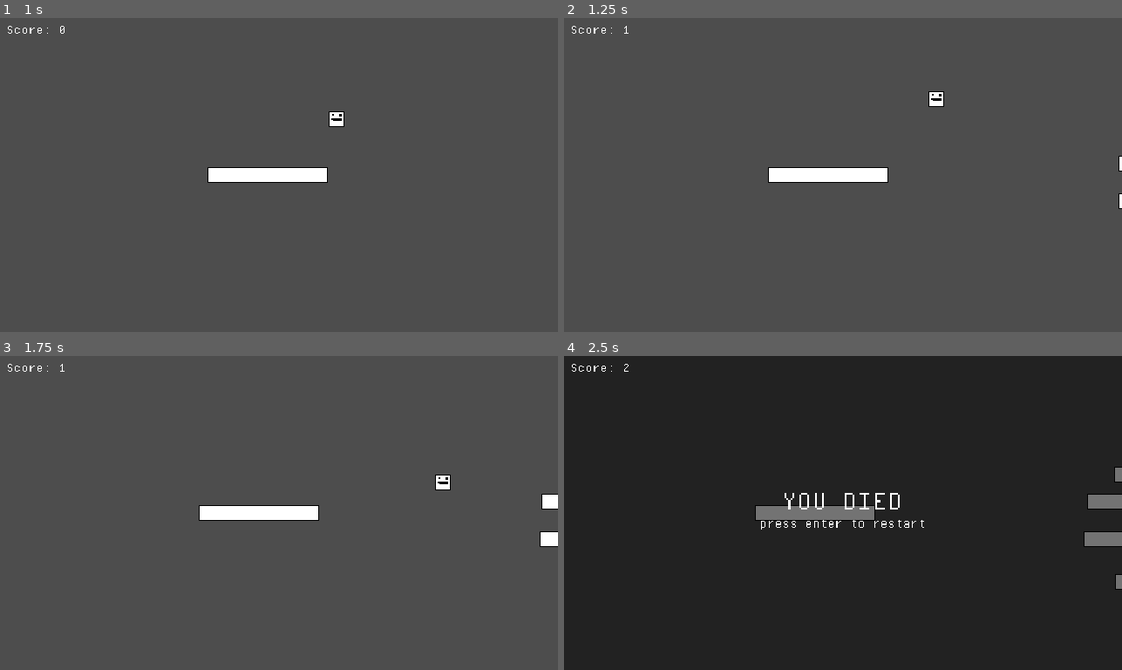
Above: before the commit, frames 1-4 (two rows, left to right).
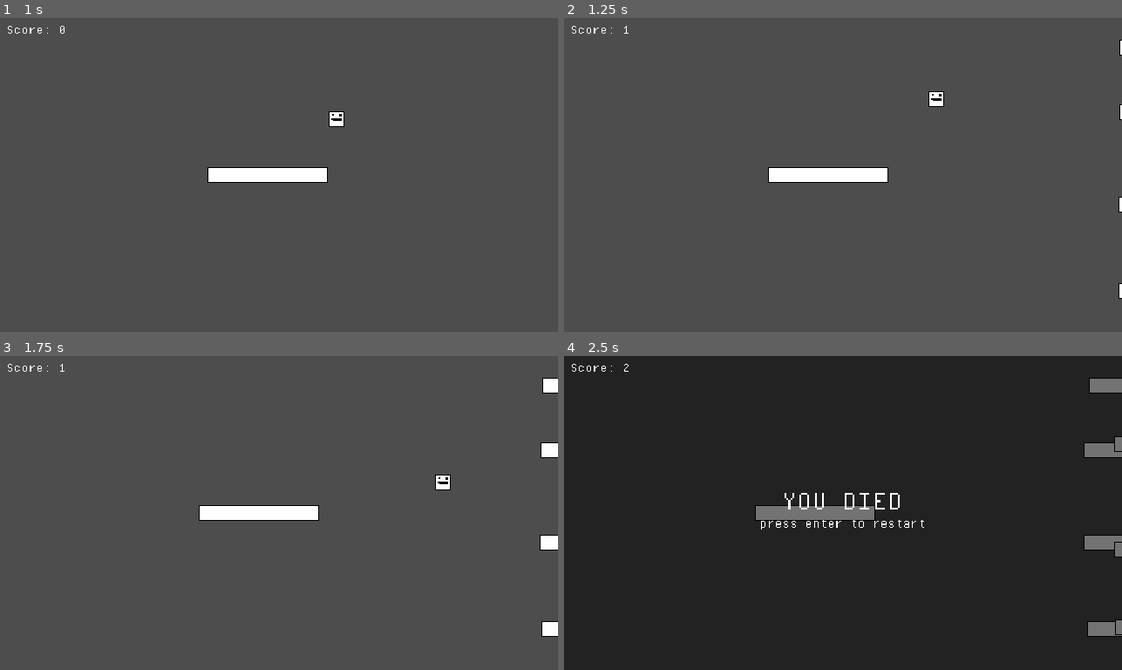
Above: after the commit, the same moments.

Repository: ragg967/jumping_game
Game: Godot game, scene res://scenes/main.tscn
Two runs of this game, one before a commit and one after it. Both use one fixed random seed, a clock stepped at 60 frames per second and the inputs below.
Inputs:
- Up to frame 1 (1 s): tap Enter (restart) at 0.5 s; hold D (moveRight) from 0.53 s (still down); tap F at 0.6 s; tap Space (jump) at 0.77 s
- Up to frame 2 (1.25 s): keep holding D (moveRight)
- Up to frame 3 (1.75 s): keep holding D (moveRight); tap F at 1.35 s; tap Space (jump) at 1.52 s
- Up to frame 4 (2.5 s): release D (moveRight) at 2.03 s; hold A (moveLeft) from 2.03 s (still down); tap F at 2.1 s

Frame 1 is identical in both runs. In frame 2, 0.1% of the frame differs, in the area x 99-100%, y 6-90%; in frame 3, 0.7%; in frame 4, 1.7%, in the area x 93-100%, y 6-90%.

Commit message:
made it 4 differant spawners

Diff:
--- a/scenes/main.tscn
+++ b/scenes/main.tscn
@@ -20,9 +20,6 @@
 [node name="Platform despawner" parent="." instance=ExtResource("8_tipki")]
 position = Vector2(-856, 0)
 
-[node name="Platform spawner" parent="." instance=ExtResource("4_jyhfs")]
-position = Vector2(728, 0)
-
 [node name="Death menu" parent="." instance=ExtResource("5_tbgi4")]
 visible = false
 z_index = 1
@@ -39,5 +36,14 @@
 [node name="Player" parent="." instance=ExtResource("2_0wfyh")]
 position = Vector2(0, -80)
 
+[node name="Platform spawner" parent="." instance=ExtResource("4_jyhfs")]
+position = Vector2(728, 238)
+
 [node name="Platform spawner2" parent="." instance=ExtResource("4_jyhfs")]
-position = Vector2(728, 0)
+position = Vector2(728, 50.5)
+
+[node name="Platform spawner3" parent="." instance=ExtResource("4_jyhfs")]
+position = Vector2(729, -137)
+
+[node name="Platform spawner4" parent="." instance=ExtResource("4_jyhfs")]
+position = Vector2(728, -324.5)
--- a/scripts/platform_spawner.gd
+++ b/scripts/platform_spawner.gd
@@ -3,6 +3,7 @@
 const PLATFORM: PackedScene = preload("res://scenes/platform.tscn")
 @onready var scoreBoard: RichTextLabel = get_node("/root/main/Score board/RichTextLabel")
 @onready var timer: Timer = $Timer
+@onready var platformSpawner: StaticBody2D = self.get_node("StaticBody2D")
 var platformsSpawned: int = 0
 var platformSpeeds: int = randi_range(-50, -100)
 
@@ -21,37 +22,41 @@
 	var platformInstant := PLATFORM.instantiate()
 	add_child(platformInstant)
 	platformsSpawned += 1
-	platformInstant.global_position.y = randi_range(-250, 250)
+	platformInstant.global_position.y = randi_range(
+		platformSpawner.global_position.y - 62.5, platformSpawner.global_position.y + 62.5
+	)
 	platformInstant.linear_velocity.x = platformSpeeds
-	scoreBoard.score += .5
-	_change_timer_duration()
+	scoreBoard.score += .25
+	_update_difficulty()
 
 
-func _change_timer_duration() -> void:
+func _update_difficulty() -> void:
 	match platformsSpawned:
 		1:
 			timer.wait_time = 5
+		2:
+			timer.wait_time = randf_range(4.5, 5)
 		5:
-			timer.wait_time = 4.5
+			timer.wait_time = randf_range(4, 4.5)
 			platformSpeeds = randi_range(-75, -125)
 		15:
-			timer.wait_time = 4
+			timer.wait_time = randf_range(3.5, 4)
 			platformSpeeds = randi_range(-100, -150)
 		25:
-			timer.wait_time = 3.5
+			timer.wait_time = randf_range(3, 3.5)
 			platformSpeeds = randi_range(-125, -175)
 		35:
-			timer.wait_time = 3
+			timer.wait_time = randf_range(2.5, 3)
 			platformSpeeds = randi_range(-150, -200)
 		45:
-			timer.wait_time = 2.5
+			timer.wait_time = randf_range(2, 2.5)
 			platformSpeeds = randi_range(-175, -225)
 		55:
-			timer.wait_time = 2
+			timer.wait_time = randf_range(1.5, 2)
 			platformSpeeds = randi_range(-200, -250)
 		65:
-			timer.wait_time = 1.5
+			timer.wait_time = randf_range(1, 1.5)
 			platformSpeeds = randi_range(-225, -275)
 		75:
-			timer.wait_time = 1
+			timer.wait_time = randf_range(0.5, 1)
 			platformSpeeds = randi_range(-250, -300)
